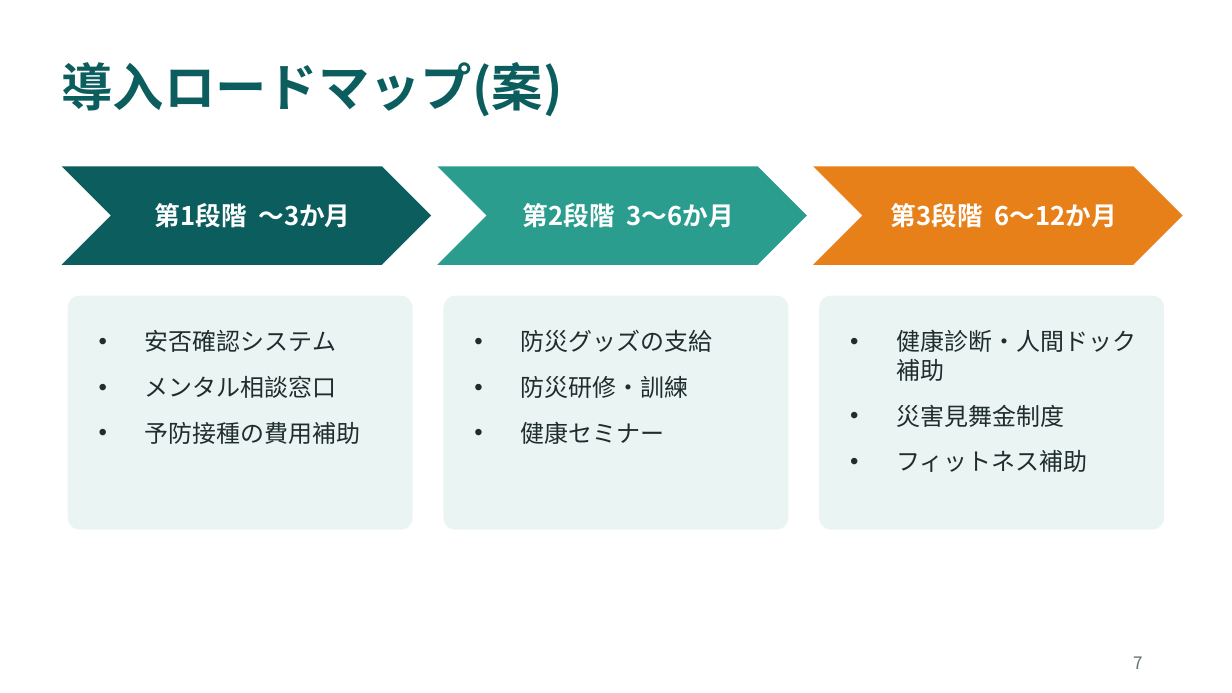
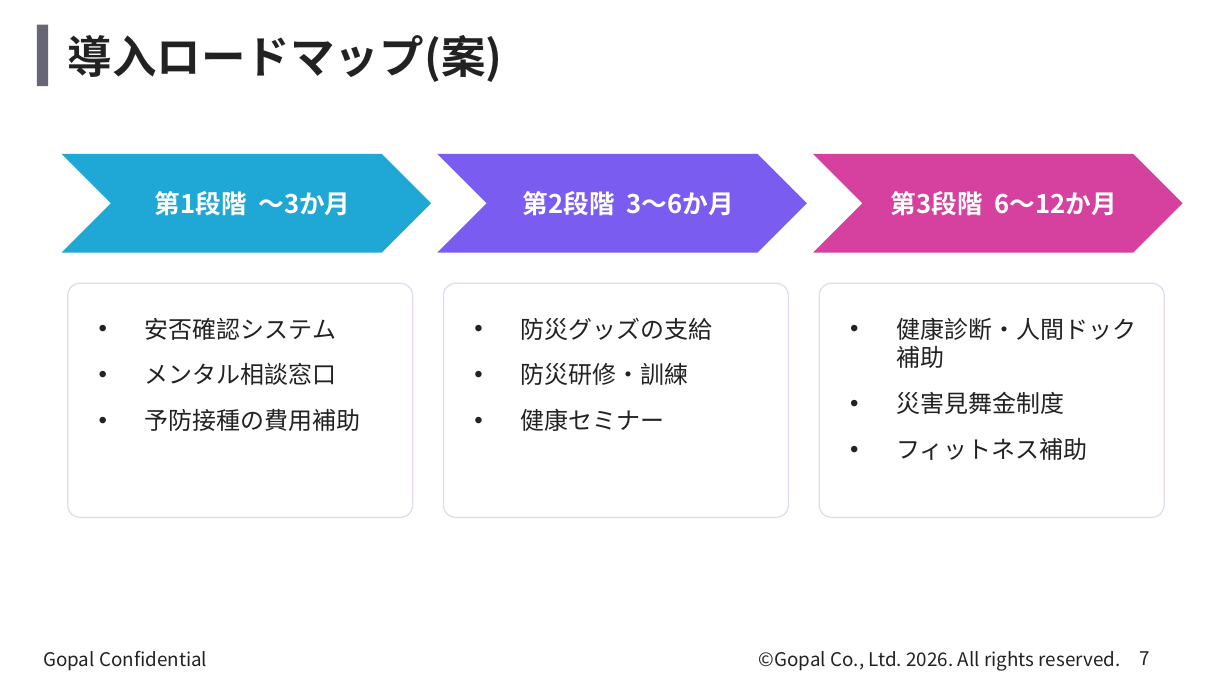
Before and after one commit to kagayugopal-eng/tamu, a slide deck: slide 7 of deck/welfare_health_disaster.pptx. Drawn at 1232x693 pixels with LibreOffice and Linux fonts; fonts in the diff are those of the drawing; background and template pictures are left out. Boxes give left, top, right and bottom in pixels: in the first picture for what was removed or moved away, otherwise in the second. Text is boxed around its words. In the diff, an @@ line names an element or a change of style, - is before the commit and + after.

```diff
--- a/deck/welfare_health_disaster.pptx
+++ b/deck/welfare_health_disaster.pptx
@@ rectangle added at (37, 25, 48, 86), fill #666677 @@
@@ title "導入ロードマップ(案)": place and size @@
-title "導入ロードマップ(案)" at (62, 62, 563, 117)
+title "導入ロードマップ(案)" at (68, 35, 503, 82)
@@ title "導入ロードマップ(案)" at (68, 35, 503, 82): size 30 to 26 pt, text colour #0B5D5E to #222222 @@
@@ chevron at (62, 154, 431, 253): fill #0B5D5E to #1FA8D6 @@
@@ chevron at (437, 154, 807, 253): fill #2A9D8F to #7B5CF0 @@
@@ 6 texts, 3 chevrons: place and size @@
-6 texts, 3 chevrons at (62, 166, 1183, 472)
+6 texts, 3 chevrons at (62, 154, 1183, 460)
@@ chevron at (813, 154, 1183, 253): fill #E8801A to #D6409F @@
@@ 3 rounded rectangles: place and size @@
-3 rounded rectangles at (68, 296, 1164, 530)
+3 rounded rectangles at (68, 283, 1164, 517)
@@ fill #EAF4F2 to #FFFFFF at 85% opacity; outline none to #E4D9EE 0.75 pt in 3 elements at (68, 283, 413, 517), (444, 283, 788, 517), (819, 283, 1164, 517) @@
@@ text colour #1F2D2E to #222222 in 3 elements at (145, 318, 361, 431), (521, 318, 713, 431), (896, 317, 1136, 460) @@
@@ text added at (43, 651, 207, 671), 11 pt, text #222222 @@
+Gopal Confidential
@@ text added at (759, 651, 1121, 671), 11 pt, text #222222 @@
+©Gopal Co., Ltd. 2026. All rights reserved.
@@ page number at (1139, 651, 1149, 665): size 10 to 11 pt, text colour #5F7274 to #222222 @@
```
Also in this commit, not shown: 7 other slides changed, 5 other files.
